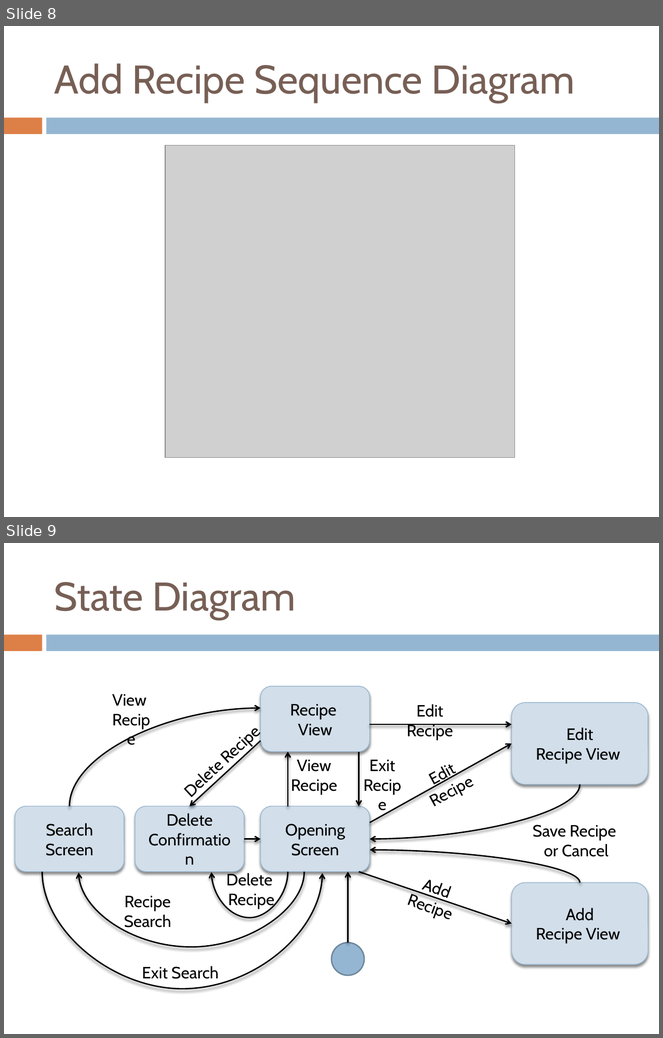
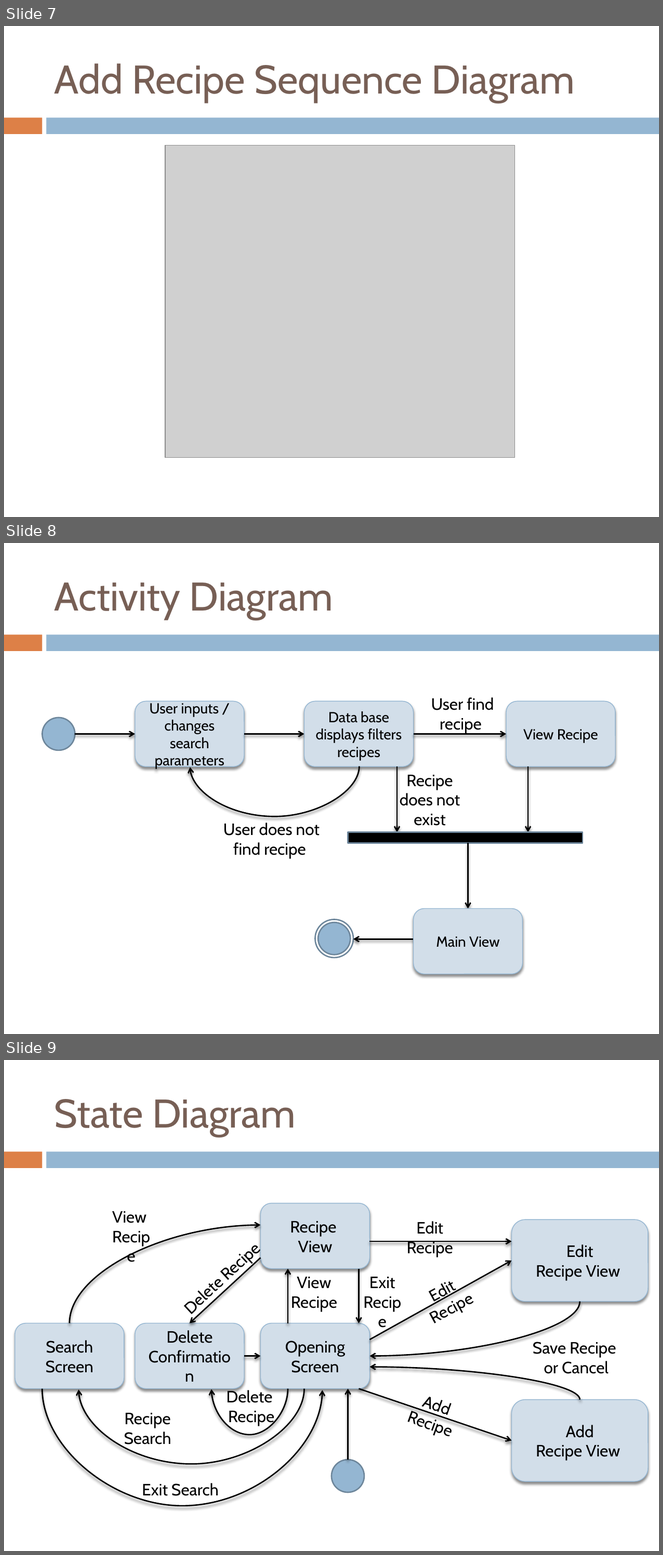
Before and after one commit to CS3365-01/PowerPoints, a slide deck: Product Architecture.pptx. Shown one above the other, each under a label of ours: slides 8 and 9 before the commit, slides 7, 8 and 9 after it. The pictures are 663x1038 and 663x1555 pixels, drawn with LibreOffice and Linux fonts; fonts in the diff are those of the drawing; grey boxes stand for pictures. Boxes give left, top, right and bottom in pixels: in the first picture for what was removed or moved away, otherwise in the second. Text is boxed around its words. In the diff, an @@ line names an element or a change of style, - is before the commit and + after.

```diff
--- a/Product Architecture.pptx
+++ b/Product Architecture.pptx
@@ slide 8 added at (x1=4, y1=543, x2=659, y2=1034), background #FFFFFF; not listed: 2 template elements that a slide beside it also shows @@
@@ title added at (x1=54, y1=583, x2=333, y2=619), 44 pt, text #775F55 @@
+Activity Diagram
@@ group added at (x1=42, y1=697, x2=616, y2=974): 8 arrows, 4 rounded rectangles, 3 ellipses, 3 texts, 1 curved arrow, 1 rectangle @@
+User inputs / changes search parameters
+Data base displays filters recipes
+View Recipe
+User find recipe
+Recipe does not exist
+User does not find recipe
+Main View
@@ what was slide 8 is now slide 7 @@
```
Also in this commit, not shown: 1 slide removed.
